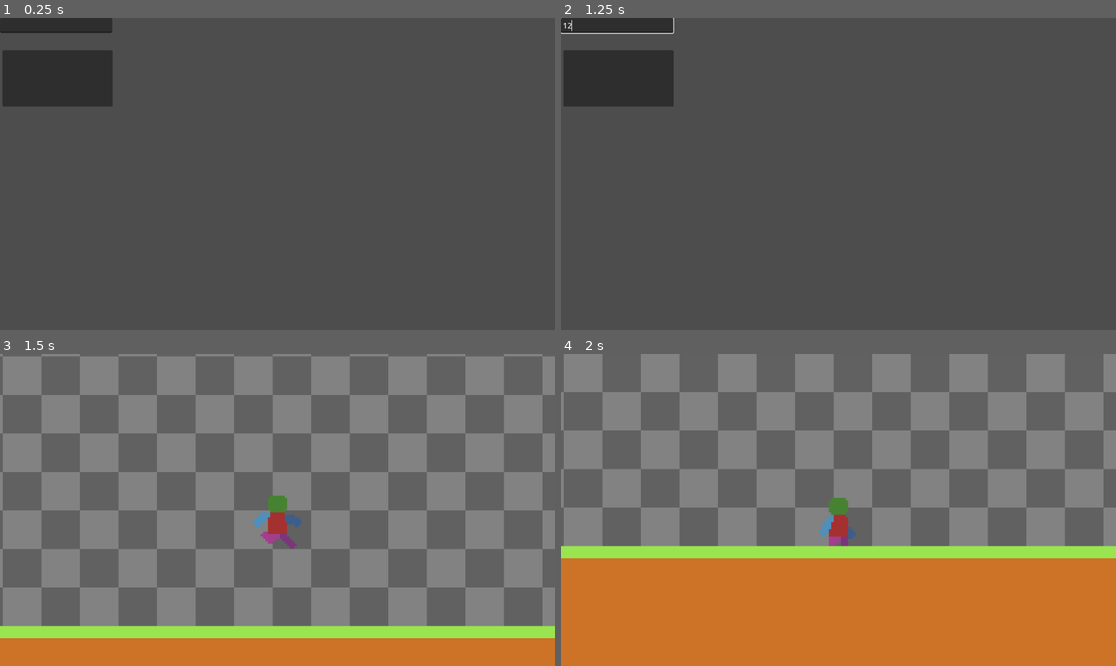
Above: before the commit, frames 1-4 (two rows, left to right).
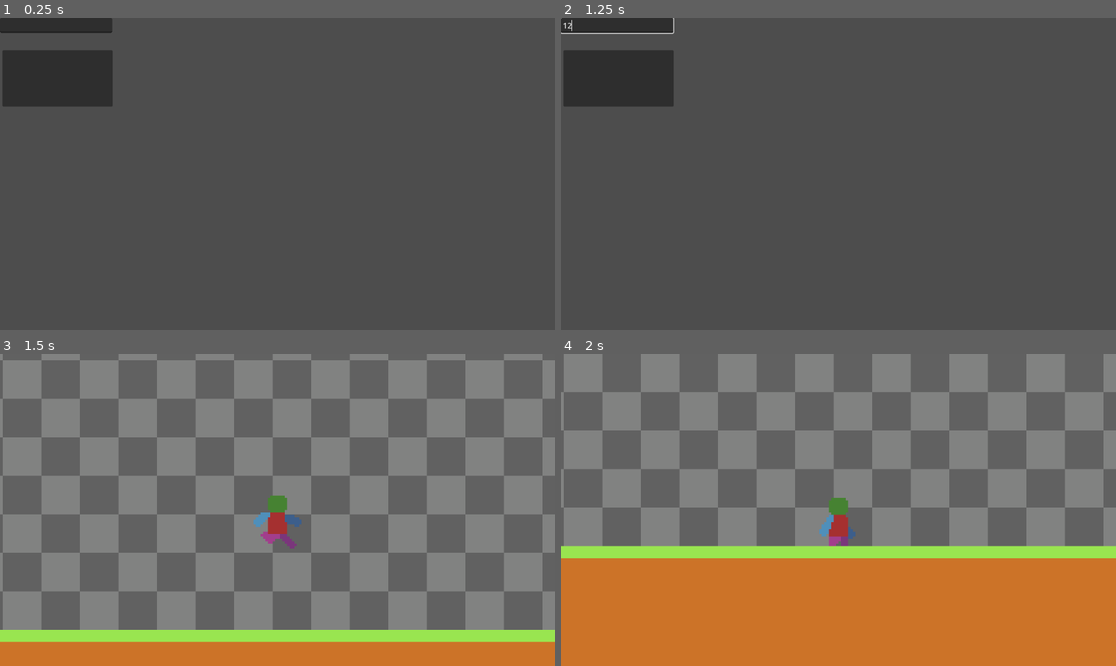
Above: after the commit, the same moments.

Repository: banjobanana/GameJam
Game: Godot game, scene res://Scenes/main_menu.tscn
The game is run twice, just before and just after one commit, with the same random seed, the same clock (stepped at 60 frames per second) and the same inputs.
Inputs (mouse positions are in pixels of both pictures, inside the frame that each line leads up to):
- Up to frame 1 (0.25 s): no input
- Up to frame 2 (1.25 s): click (616, 24) at 0.52 s; type "12" at 0.6 s
- Up to frame 3 (1.5 s): click (55, 413) at 1.25 s
- Up to frame 4 (2 s): no input

Frames 1-2 are identical in both runs. In frame 3, 11% of the frame differs, in the area x 0-100%, y 0-93%; in frame 4, nothing differs.

Commit message:
Random map generation
full sequence  of rooms to the final room can be generated
strcuture to add more rooms has been added
level progressor added

Diff:
--- /dev/null
+++ b/project-box/Scenes/LevelProgressor.tscn
@@ -0,0 +1,25 @@
+[gd_scene load_steps=5 format=3 uid="uid://t83gl8bm3goh"]
+
+[ext_resource type="Script" uid="uid://cq3fj6tr2hcl0" path="res://Scritps/level_progressor.gd" id="1_k11vl"]
+
+[sub_resource type="Gradient" id="Gradient_7fpl0"]
+offsets = PackedFloat32Array(0, 0.47530866, 0.99382716, 1)
+colors = PackedColorArray(0.6901961, 0.043137256, 0.4117647, 1, 0.64705884, 0.36862746, 0.64705884, 1, 0.11372549, 0.10980392, 0.77254903, 1, 0.8349595, 0.05600547, 0.55659753, 1)
+
+[sub_resource type="GradientTexture1D" id="GradientTexture1D_k11vl"]
+gradient = SubResource("Gradient_7fpl0")
+
+[sub_resource type="RectangleShape2D" id="RectangleShape2D_p7nac"]
+size = Vector2(256, 138)
+
+[node name="Area2D" type="Area2D"]
+script = ExtResource("1_k11vl")
+
+[node name="Sprite2D" type="Sprite2D" parent="."]
+position = Vector2(0, -68.75)
+scale = Vector2(1, 138.5)
+texture = SubResource("GradientTexture1D_k11vl")
+
+[node name="CollisionShape2D" type="CollisionShape2D" parent="."]
+position = Vector2(0, -69)
+shape = SubResource("RectangleShape2D_p7nac")
--- /dev/null
+++ b/project-box/Scenes/RoomGeneratorScene.tscn
@@ -0,0 +1,6 @@
+[gd_scene load_steps=2 format=3 uid="uid://dqxggofe5dngf"]
+
+[ext_resource type="Script" uid="uid://tbyqhll4dgp" path="res://Scritps/RoomListGenerator.gd" id="1_vccrp"]
+
+[node name="Node" type="Node"]
+script = ExtResource("1_vccrp")
--- a/project-box/Scenes/node_2d.tscn
+++ b/project-box/Scenes/node_2d.tscn
@@ -6,6 +6,8 @@
 [ext_resource type="Texture2D" uid="uid://ycgbhmit6iof" path="res://Assets/Tiles 16x16.png" id="2_0e48y"]
 [ext_resource type="PackedScene" uid="uid://ymwffwt7boe1" path="res://Scenes/kill_zone.tscn" id="4_6whob"]
 [ext_resource type="Script" uid="uid://c0o4meotk16f4" path="res://Scritps/level_manager.gd" id="5_u7krg"]
+[ext_resource type="Script" uid="uid://xbxai7uip41e" path="res://Scritps/room_lister.gd" id="7_wjtap"]
+[ext_resource type="PackedScene" uid="uid://t83gl8bm3goh" path="res://Scenes/LevelProgressor.tscn" id="8_chwn1"]
 
 [sub_resource type="TileSetAtlasSource" id="TileSetAtlasSource_epypp"]
 texture = ExtResource("2_0e48y")
@@ -151,7 +153,7 @@
 
 [node name="Player" parent="." instance=ExtResource("1_wtcfe")]
 unique_name_in_owner = true
-position = Vector2(461, -58)
+position = Vector2(455, -63)
 
 [node name="TileMapLayer" type="TileMapLayer" parent="."]
 tile_map_data = PackedByteArray("AAD5/wIAAAAAAAIAAAD5/wEAAAAAAAEAAAD5/wAAAAAAAAEAAAD5////AAAAAAEAAAD5//7/AAAAAAEAAAD5// …(22000 unchanged characters)…
@@ -167,3 +169,13 @@
 [node name="LevelManager" type="Node" parent="."]
 unique_name_in_owner = true
 script = ExtResource("5_u7krg")
+
+[node name="RoomLister" type="Node" parent="."]
+unique_name_in_owner = true
+script = ExtResource("7_wjtap")
+
+[node name="Progreesor" parent="." instance=ExtResource("8_chwn1")]
+position = Vector2(368, -320)
+script = null
+
+[connection signal="body_entered" from="Progreesor" to="LevelManager" method="_on_progreesor_body_entered"]
--- a/project-box/Scenes/placeholder.tscn
+++ b/project-box/Scenes/placeholder.tscn
@@ -1,6 +1,6 @@
 [gd_scene load_steps=2 format=3 uid="uid://c1ot2hhmr025q"]
 
-[ext_resource type="Script" uid="uid://bdi0qi1bnh8lc" path="res://node.gd" id="1_l6lyr"]
+[ext_resource type="Script" uid="uid://bdi0qi1bnh8lc" path="res://Scritps/node.gd" id="1_l6lyr"]
 
 [node name="Node2D" type="Node2D"]
 
--- a/project-box/Scenes/player.tscn
+++ b/project-box/Scenes/player.tscn
@@ -2,7 +2,7 @@
 
 [ext_resource type="Texture2D" uid="uid://dhv21cnwh8y4b" path="res://Assets/Character base.png" id="1_4flbx"]
 [ext_resource type="Script" uid="uid://dcxkn0eh6rrtu" path="res://Scritps/player.gd" id="1_onrkg"]
-[ext_resource type="Script" uid="uid://cwjwr02fjs53d" path="res://Scenes/States.gd" id="3_6t5aa"]
+[ext_resource type="Script" uid="uid://cwjwr02fjs53d" path="res://Scritps/States.gd" id="3_6t5aa"]
 [ext_resource type="Script" uid="uid://cuuedskhn5hdh" path="res://States/LockedState.gd" id="4_fkybt"]
 [ext_resource type="Script" uid="uid://bol1p1tjldoj5" path="res://States/IdleState.gd" id="4_vgqql"]
 [ext_resource type="Script" uid="uid://dy4tq8isdosqx" path="res://States/RunState.gd" id="6_x3wgy"]
--- a/project-box/Scritps/ParkourLevelStats.gd
+++ b/project-box/Scritps/ParkourLevelStats.gd
@@ -1,6 +1,6 @@
 extends Node2D
 
-var spawnPoint = Vector2(461,-58)
+var spawnPoint = Vector2(455,-63)
 
 func GetSpawnPoint():
 	return spawnPoint
--- /dev/null
+++ b/project-box/Scritps/RoomListGenerator.gd
@@ -0,0 +1,48 @@
+extends Node
+
+var t1rooms = ["res://Scenes/node_2d.tscn","res://Scenes/Areana.tscn"]
+var t1size=2
+var t2rooms = []
+var t2size=0
+var rng =RandomNumberGenerator.new()
+
+var playerprogressfile = FileAccess.open("user://playerprogress.dat",FileAccess.WRITE)
+var roomlistfile = FileAccess.open("user://roomlist.dat",FileAccess.WRITE)
+var file = FileAccess.open("user://seed.dat",FileAccess.READ)
+
+var playerProgress=0
+var roomlist=[]
+var mapValue=20
+
+func _ready() -> void:
+	rng.seed = file.get_64()
+	while(mapValue>0):
+		var tier = rng.randi_range(1,1)
+		match tier:
+			1:
+				var room = rng.randi_range(0,t1size-1)
+				#if t1rooms.size()==2:
+					#tier=2
+				if t1rooms[room] in roomlist:
+					continue
+				else:
+					roomlist.append(t1rooms[room])
+					t1rooms.append(room)
+					mapValue-=10
+			2:
+				var room = rng.randi_range(0,t2size)
+				#if t2rooms.size()==2:
+					#break
+				if t2rooms[room] in roomlist:
+					continue
+				else:
+					roomlist.append(t2rooms[room])
+					t2rooms.append(room)
+					mapValue-=20
+	print("Roomlist: ",roomlist)
+	#print("Progress in Loader: ",playerProgress)
+	#print("Lvel to be: ",roomlist[playerProgress])
+	playerProgress=0
+	roomlistfile.store_csv_line(roomlist)
+	playerprogressfile.store_64(playerProgress)
+	get_tree().change_scene_to_file(roomlist[playerProgress])
--- a/project-box/Scritps/kill_zone.gd
+++ b/project-box/Scritps/kill_zone.gd
@@ -3,6 +3,6 @@
 #@onready var player: player_class = %Player
 
 func _on_body_entered(body: Node2D) -> void:
-	print(body)
+	#print(body)
 	if body.name == "Player":
 		body.Die() # Replace with function body.
--- a/project-box/Scritps/level_manager.gd
+++ b/project-box/Scritps/level_manager.gd
@@ -2,6 +2,12 @@
 
 @onready var level_root: Node2D = $".."
 @onready var player: player_class = %Player
+@onready var room_lister: Node = %RoomLister
+
+var roomlistfile = FileAccess.open("user://roomlist.dat",FileAccess.READ)
+
+var playerprogressfile = FileAccess.open("user://playerprogress.dat",FileAccess.READ)
+var playerprogress = playerprogressfile.get_64()
 
 func GameOver():
 	print("GameOvering")
@@ -11,5 +17,15 @@
 	print(level_root.GetSpawnPoint())
 	player.position = level_root.GetSpawnPoint()
 
-#func _ready() -> void:
-	#print(level_root.GetSpawnPoint())
+func NextLevel():
+	playerprogressfile.close()
+	playerprogressfile = FileAccess.open("user://playerprogress.dat",FileAccess.WRITE)
+	playerprogressfile.store_64(playerprogress)
+	var roomlist = roomlistfile.get_csv_line()
+	#print("room list in the level: ",roomlist)
+	get_tree().change_scene_to_file(roomlist[playerprogress])
+
+func _on_progreesor_body_entered(body: Node2D) -> void:
+	if body.name=="Player":
+		playerprogress+=1
+		NextLevel()
--- /dev/null
+++ b/project-box/Scritps/level_progressor.gd
@@ -0,0 +1,18 @@
+extends Area2D
+
+var playerprogressfile = FileAccess.open("user://playerprogress.dat",FileAccess.READ)
+var playerprogress
+var roomlistfile = FileAccess.open("user://roomlist.dat",FileAccess.READ)
+var roomlist
+
+@onready var level_manager: Node = %LevelManager
+
+func _on_level_manager_next() -> void:
+	roomlist = roomlistfile.get_csv_line()
+	playerprogress = playerprogressfile.get_64()
+	#get_tree().change_scene_to_file(roomlist[playerprogress])
+
+
+func _on_body_entered(body: Node2D) -> void:
+	if body.name=="Player":
+		level_manager.NextLevel() # Replace with function body.
--- a/project-box/Scritps/player.gd
+++ b/project-box/Scritps/player.gd
@@ -134,7 +134,7 @@
 	if keyDash and not dash_again_timer.time_left > 0:
 		dash_timer.start(DASHTIME)
 		ChangeState(States.Dashing)
-		print("Dashing")
+		#print("Dashing")
 
 func HorizontalMovement(accelaration: float = Accelaration, decelaration: float = Decelaration, MoveSpeed: float=moveSpeed):
 	moveDirectionX = Input.get_axis("Left","Right")
--- a/project-box/Scritps/rng_tester.gd
+++ b/project-box/Scritps/rng_tester.gd
@@ -4,20 +4,26 @@
 
 @onready var line_edit: LineEdit = $LineEdit
 
-var levels = ["res://Scenes/node_2d.tscn","res://Scenes/Areana.tscn"]
 
 func _ready() -> void:
+	rng.seed=hash("19")
 	pass
 
 func _on_button_button_down() -> void:
+
+	#ONLY SET SEED HERE, WHEN SEED IS SET RNG STATE IS RESET
+
+	var prehashed = str(randi() % 100)#random seed gen if no seed is entered
+
+	#setting seed of rng machine based on input
 	if line_edit.text=="":
-		rng.seed = randi() % 100
-		#rng.seed = str(randi() % 100).hash()
+		rng.seed = hash(prehashed)
 	else:
-		rng.seed = line_edit.text.hash()
-	#print(rng.seed)
+		prehashed = line_edit.text#sets seed to entered value
+		rng.seed = hash(line_edit.text)
+	print("seed: ",prehashed)
+
+	#writing seed to file for access
 	var file = FileAccess.open("user://seed.dat",FileAccess.WRITE)
 	file.store_64(rng.seed)
-	var level = rng.randi_range(0,1)
-	get_tree().change_scene_to_file(levels[level])
-	# Replace with function body.
+	get_tree().change_scene_to_file("res://Scenes/RoomGeneratorScene.tscn")
--- /dev/null
+++ b/project-box/Scritps/room_lister.gd
@@ -0,0 +1,8 @@
+extends Node
+
+var roomlistfile = FileAccess.open("user://roomlist.dat",FileAccess.READ)
+var roomlist
+
+func _ready() -> void:
+	#print(roomlistfile.get_csv_line())
+	roomlist = roomlistfile.get_csv_line()
Not shown: 1 places in project-box/Scenes/node_2d.tscn that only renumber resources
Not shown, added: project-box/Scritps/RoomListGenerator.gd.uid
Renamed: project-box/Scenes/States.gd -> project-box/Scritps/States.gd
Renamed: project-box/Scenes/States.gd.uid -> project-box/Scritps/States.gd.uid
Not shown, added: project-box/Scritps/level_progressor.gd.uid
Renamed: project-box/node.gd -> project-box/Scritps/node.gd
Renamed: project-box/node.gd.uid -> project-box/Scritps/node.gd.uid
Not shown, added: project-box/Scritps/room_lister.gd.uid
